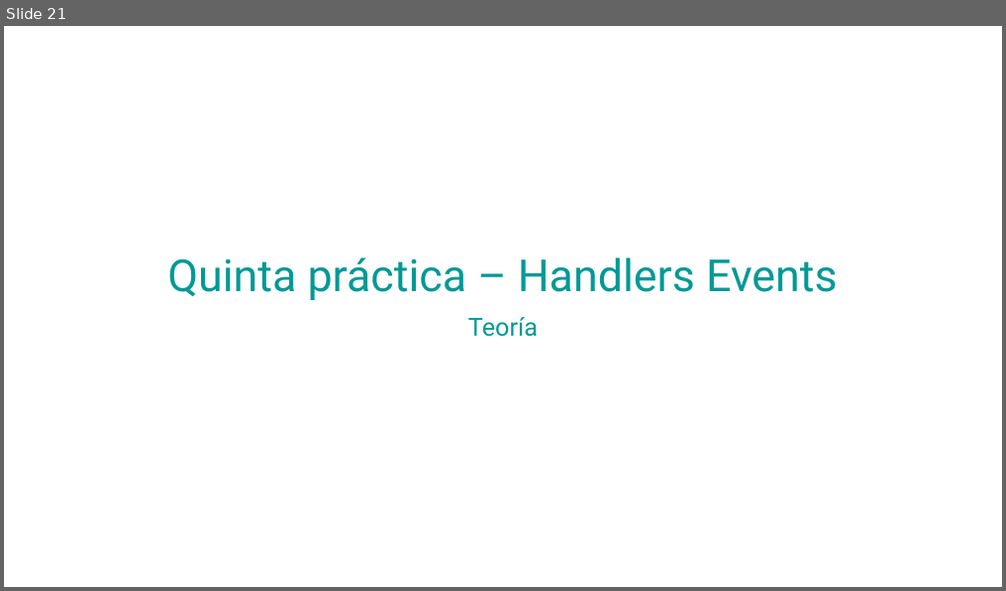
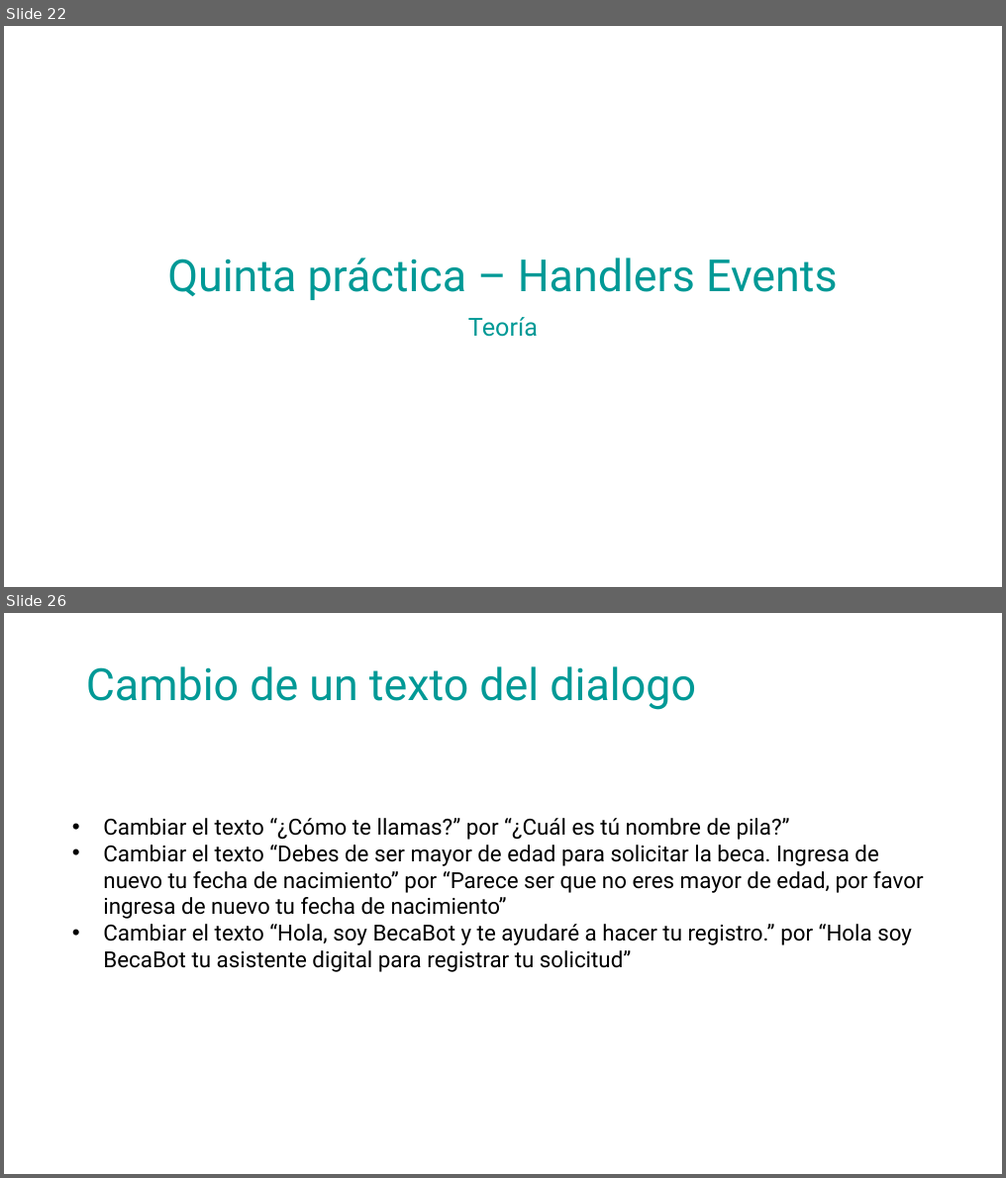
Before and after one commit to bquirino-sps/curso_oda_lapi, a slide deck: curso_ODA.pptx. Shown one above the other, each under a label of ours: slide 21 before the commit, slides 22 and 26 after it; the slides between them are not shown. The pictures are 1006x591 and 1006x1178 pixels, drawn with LibreOffice and Linux fonts; fonts in the diff are those of the drawing; background and template pictures are left out. Boxes give left, top, right and bottom in pixels: in the first picture for what was removed or moved away, otherwise in the second. Text is boxed around its words. In the diff, an @@ line names an element or a change of style, - is before the commit and + after.

```diff
--- a/curso_ODA.pptx
+++ b/curso_ODA.pptx
@@ slide 26 added at (4, 613, 1002, 1174), background picture (left out) @@
@@ text added at (86, 666, 696, 710), 32 pt, text #009996 @@
+Cambio de un texto del dialogo
@@ text added at (103, 818, 924, 972), 16 pt, text #000000 @@
+• Cambiar el texto “¿Cómo te llamas?” por “¿Cuál es tú nombre de pila?”
+• Cambiar el texto “Debes de ser mayor de edad para solicitar la beca. Ingresa de nuevo tu fecha de nacimiento” por “Parece ser que no eres mayor de edad, por favor ingresa de nuevo tu fecha de nacimiento”
+• Cambiar el texto “Hola, soy BecaBot y te ayudaré a hacer tu registro.” por “Hola soy BecaBot tu asistente digital para registrar tu solicitud”
@@ what was slide 21 is now slide 22 @@
```
Also in this commit, not shown: 5 slides changed, 6 other slides added, 6 other files.
